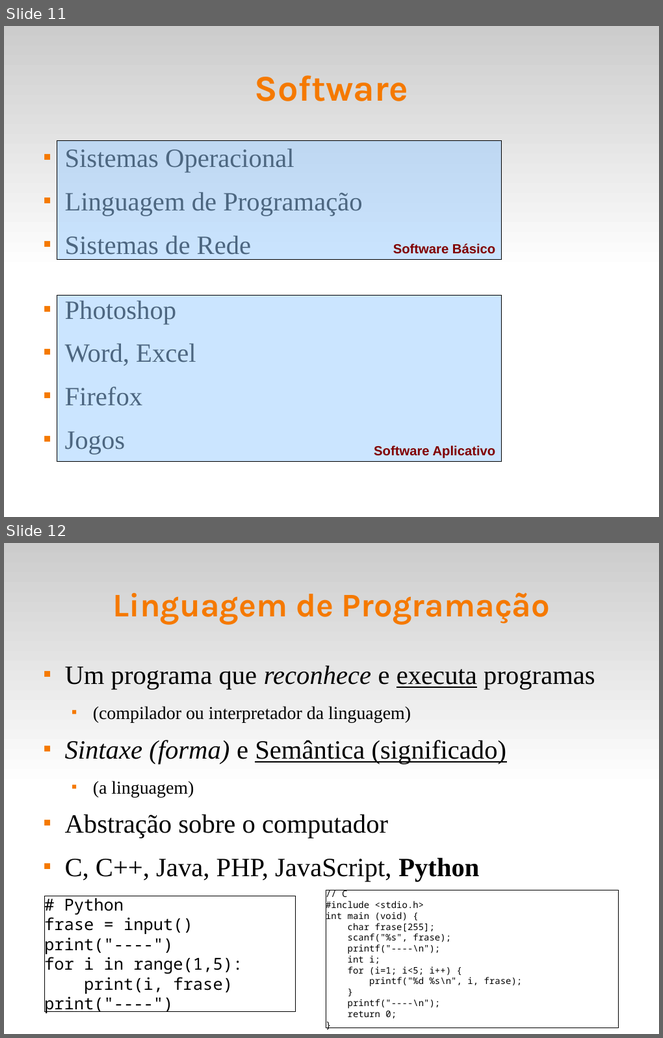
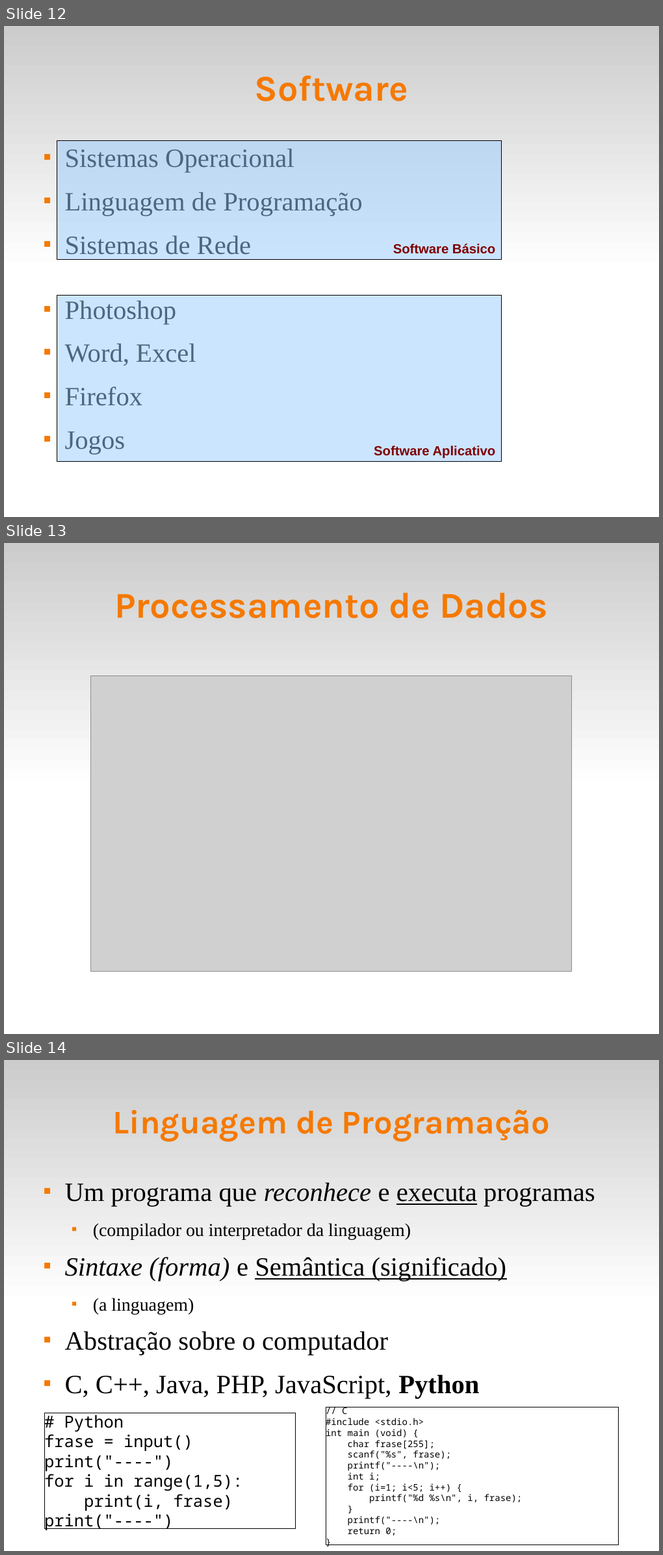
Before and after one commit to fsantanna-uerj/IPD, a slide deck: ipd.odp. Shown one above the other, each under a label of ours: slides 11 and 12 before the commit, slides 12, 13 and 14 after it. The pictures are 663x1038 and 663x1555 pixels, drawn with LibreOffice and Linux fonts; fonts in the diff are those of the drawing; grey boxes stand for pictures. Boxes give left, top, right and bottom in pixels: in the first picture for what was removed or moved away, otherwise in the second. Text is boxed around its words. In the diff, an @@ line names an element or a change of style, - is before the commit and + after.

```diff
--- a/ipd.odp
+++ b/ipd.odp
@@ slide 13 added at bbox=[4, 543, 659, 1034], background #FFFFFF; not listed: 1 template element that a slide beside it also shows @@
@@ title added at bbox=[114, 592, 547, 618], 44 pt, text #F57900, bold @@
+Processamento de Dados
@@ picture added at bbox=[91, 676, 572, 971] @@
@@ what was slide 11 is now slide 12 @@
@@ what was slide 12 is now slide 14 @@
```
Also in this commit, not shown: 4 slides changed, 1 other slide added, 3 other files.
